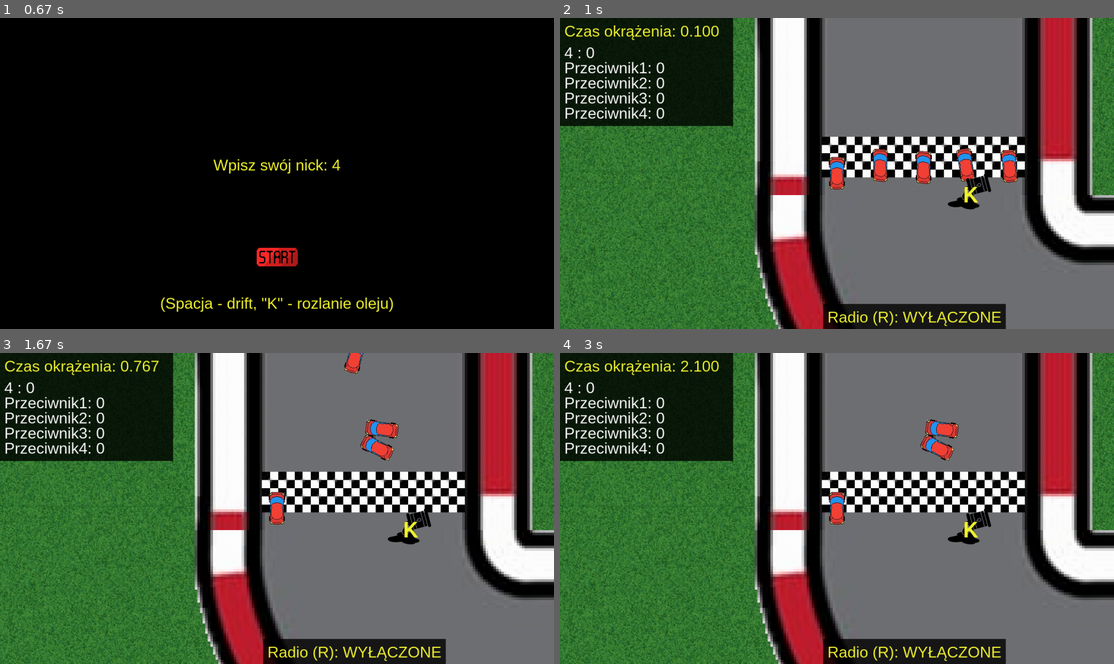
Above: before the commit, frames 1-4 (two rows, left to right).
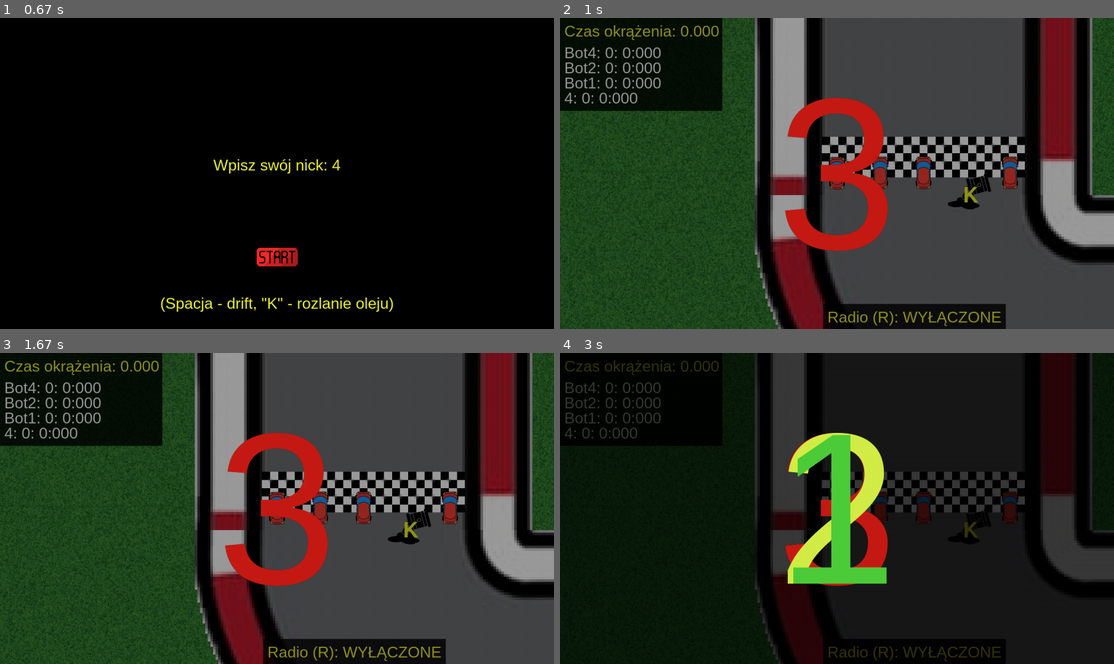
Above: after the commit, the same moments.

Repository: PiotrFurtak/Motorola
Game: pygame game, started from Main.py
Same seed, same stepped clock (60 frames per second), same inputs: the game is played once before the commit and once after it.
Inputs (mouse positions are in pixels of both pictures, inside the frame that each line leads up to):
- Up to frame 1 (0.67 s): hold 4 from 0.33 s (still down); hold Right from 0.33 s (still down)
- Up to frame 2 (1 s): release 4 at 0.8 s; release Right at 0.8 s; click (837, 257) at 0.88 s
- Up to frame 3 (1.67 s): no input
- Up to frame 4 (3 s): no input

Frame 1 is identical in both runs. In frame 2, 80% of the frame differs, in the area x 0-100%, y 0-100%; in frame 3, 80%; in frame 4, 81%.

Commit message:
Odliczanie i takie tam

Diff:
--- a/Car.py
+++ b/Car.py
@@ -192,3 +192,10 @@
             if oTrack.x-oTrack.centre_point[0] <= x <= oTrack.x+oTrack.centre_point[0] and oTrack.y-oTrack.centre_point[1] <= y <= oTrack.y+oTrack.centre_point[1]:
                 return oTrack
         return None
+
+    def find_pixel_values(self,coords): # Dla danego piksela w grze, zwróć wartości x,y "Zakrzywionej geometrii"
+        oTrack:Sprite = self.find_tile(coords)
+        if oTrack:
+            values = oTrack.get_pixel_values(coords)
+            return values[0]+1000*oTrack.id,values[1]
+        return None
--- a/Game.py
+++ b/Game.py
@@ -3,7 +3,7 @@
 from ai import *
 from Track import *
 from Radio import CarRadio
-from time import time
+from time import time,sleep
 pygame.init()
 
 class Game:
@@ -40,12 +40,16 @@
         self.player = Car(self.window,self.track,(-2420,900),pygame.image.load("imgs/red-car.png"),(38,19),90,0)
         ai_amount = 4
         self.enemies = tuple([ai(self.window,self.track,(-2320+100*i,900),pygame.image.load("imgs/red-car.png"),(38,19),90,i+1,self.player) for i in range(ai_amount)])
+        self.enemies = self.enemies[0:2]+tuple([self.enemies[3]]) # Usuwamy bota 3
         self.allCars = tuple([self.player]+list(self.enemies)) # Krotka z odpowiednio: graczem i 4 botami
         self.max_laps = 3  # Regulacja długości wyścigu
         self.scores = []   # Wyniki czasowe poszczególnych samochodów
         self.winners = []  # Samochody, które już skończyły
         self.begginingTime = time()
         self.oil_img = pygame.image.load("imgs/oil.png")
+        self.sorted_cars = []
+        self.car_names = {0:self.PLAYER_NICK,1:"Bot1",2:"Bot2",3:"Bot3",4:"Bot4"}
+        self.is_countdown_finished = False
         self.game_loop()  # Zaczynamy grę
 
 
@@ -66,6 +70,23 @@
                 self.pressed_keys.discard(event.key)
 
         self.player.get_pressed_keys(self.pressed_keys) # Wysyłamy autu gracza informację o klawiszach
+
+    def countdown(self):
+        surface = pygame.surface.Surface((self.WINDOW_WIDTH,self.WINDOW_HEIGHT),pygame.SRCALPHA)
+        font = pygame.font.SysFont("bahnschrift", 500)
+        three = font.render("3",True,(198, 27, 21))
+        two = font.render("2",True,(212, 238, 71))
+        one = font.render("1",True,(78, 205, 58))
+        counting = (three,two,one)
+        pygame.draw.rect(surface,(0,0,0,100),(0,0,self.WINDOW_WIDTH,self.WINDOW_HEIGHT))
+        for x in counting:
+            surface.blit(x,(self.WINDOW_WIDTH//2-x.get_width()//2,self.WINDOW_HEIGHT//2-x.get_height()//2))
+            self.window.blit(surface,(0,0))
+            pygame.display.update()
+            sleep(1)
+
+        self.is_countdown_finished = True
+
 
     def draw(self): # Funkcja rysująca wszystko na ekranie
         x = self.WINDOW_WIDTH//2-self.player.x # Relatywne pozycje x i y potrzebne, żeby
@@ -78,8 +99,8 @@
             follow_enemy = 2
         if pygame.K_3 in self.pressed_keys:
             follow_enemy = 3
-        if pygame.K_4 in self.pressed_keys:
-            follow_enemy = 4
+        # if pygame.K_4 in self.pressed_keys:
+        #     follow_enemy = 4
 
         if follow_enemy:
             x = self.WINDOW_WIDTH//2-self.enemies[follow_enemy-1].x   # Jeśli wciskamy klawisz 1~4, to kamera
@@ -88,18 +109,28 @@
         # Tutaj jest totalna maskara, bo pisałem to tuż przed deadlinem:
         #
         self.window.blit(self.buffered,(x-4000,y-4000))    # Najpierw wyświetlamy zbuforowane tło wraz z torem
-        surface = pygame.surface.Surface((self.WINDOW_WIDTH,self.WINDOW_HEIGHT),pygame.SRCALPHA) # Zmienna surface istnieje po to, żeby
-        pygame.draw.rect(surface,(0,0,0,200),(0,0,400,250)) # Tło na napisy w lewym górnym       # Móc rysować półprzeźroczyste obiekty
-        self.player.draw(x,y) # Rysujemy auto gracza
-
-        laps_text = self.font.render(f"{self.PLAYER_NICK} : {len(self.player.laps_times)-1}", True, self.WHITE) # Rysujemy info o okrążeniach gracza
-        surface.blit(laps_text, (10, 60))
-
-        for oCar in self.enemies: # Rysujemy każdego przeciwnika wraz z info o jego okrążeniach
+        for oCar in self.allCars: # Rysujemy każde auto
             oCar.draw(x,y)
 
-            enemy_laps_text = self.font.render(f"Przeciwnik{oCar.car_id}: {oCar.laps}", True, self.WHITE)
-            surface.blit(enemy_laps_text, (10, 60+35*oCar.car_id))
+        text_to_blit = {} # Tu trzymamy napisy wyświetlane w lewym górnym rogu
+        for i,oCar in enumerate(self.sorted_cars):
+            last_time = "{0:.3f}".format(oCar.laps_times[-1] - self.begginingTime) # string1
+            laps = len(oCar.laps_times)-1                                          # string2
+            if laps == 0:
+                last_time = "0:000"
+            lap_text = self.font.render(f"{self.car_names[oCar.car_id]}: {laps}: {last_time}", True, self.WHITE) # Właściwe rysowanie
+            text_to_blit.setdefault(lap_text,(10,60+35*i)) # Dodajemy do kolejnki do rysowania
+
+        player_lap_time = self.font.render("Czas okrążenia: "+"{0:.3f}".format(time()-self.player.laps_times[-1]),True,self.YELLOW)
+        text_to_blit.setdefault(player_lap_time,(10,10)) # Info o aktualnym czasie okrążenia gracza
+
+        surface = pygame.surface.Surface((self.WINDOW_WIDTH,self.WINDOW_HEIGHT),pygame.SRCALPHA) # Zmienna surface istnieje po to, żeby rysować
+        #                                                                                        # móc rysować półprzeźroczyste obiekty
+        all_widths = [oSurface.get_width() for oSurface in list(text_to_blit)[:-1]] # Dodajemy długości napisów z nickami do listy
+        all_widths += [360]                                                         # Dodajemy długość napisu z czasem gracza
+        width = max(all_widths)                                                     # Szukamy maksimum
+        pygame.draw.rect(surface,(0,0,0,200),(0,0,width+15,215)) # Tło na napisy w lewym górnym
+        [surface.blit(oSurface,text_to_blit[oSurface]) for oSurface in text_to_blit] # Wyświetlamy napisy
 
         if self.radio:
             text,(x,y),(width,height) = self.radio.draw()
@@ -112,8 +143,7 @@
         oil_cooldown = self.bigger_font.render(oil_text,True,self.YELLOW)
         surface.blit(oil_cooldown,(self.WINDOW_WIDTH*7//10+35,self.WINDOW_HEIGHT//2+27))
 
-        player_lap_time = self.font.render("Czas okrążenia: "+"{0:.3f}".format(time()-self.player.laps_times[-1]),True,self.YELLOW)
-        surface.blit(player_lap_time,(10,10))  # Rysujemy info o czasie aktualnego okrążenia
+
 
         self.window.blit(surface,(0,0)) # Na końcu rysujemy pomocniczą powierzchnię na rzeczywistym ekranie
 
@@ -156,6 +186,20 @@
 
                 oCar.drift, otherCar.drift = 100, 100 # drift=100 tworzy efekt ślizgu
 
+    def sort_cars(self):
+        scores = {} # Aktualne wyniki samochodów
+        car_list = [0]*(len(self.winners)) # Pusta lista z ewentualnymi miejscami dla aut, które już skończyły
+        for oCar in self.allCars:          # Generalnie wygrane auta wkładamy indeksami, a pozostałe metodą `extend`, dlatego tworzę
+            if oCar in self.winners:       # z miejscami jedynie dla już wygranych (Reszcie metoda `extend` sama zrobi miejsce na liście)
+                car_list[self.winners.index(oCar)] = oCar # Jeśli auto wygrało, to zachowaj miejsce w tabeli
+                continue
+            x,_ = oCar.find_pixel_values(oCar.coords) # Patrzymy jaki auto ma progres wyścigu
+            x += len(self.track) * 1000 * oCar.laps # Uwzględniamy ile ma okrążeń
+            while x in scores: x += 1 # Pilnujemy, żeby wynik się nie powtórzył
+            scores.setdefault(x,oCar) # Wynik jest kluczem słownika, a auto wartością
+        car_list.extend([scores[x] for x in sorted(scores)[::-1]]) # Sortujemy po wynikach malejąco i dodajemy odpowiednie samochody do listy
+        return car_list
+
     def game_loop(self):
         self.running = True
         while self.running:
@@ -165,11 +209,14 @@
             self.player.move() # Przesuwamy gracza
             self.check_collisions(self.player) # Sprawdzamy kolizje
             [(enemy.enemy_move(), self.check_collisions(enemy)) for enemy in self.enemies] # To samo z botami
+            self.car_progress = [oCar.find_pixel_values(oCar.coords)[0] for oCar in self.allCars]
+
 
             self.player.set_laps() # Aktualizujemy liczbę okrążeń gracza
             [enemy.set_laps() for enemy in self.enemies] # -||- botów
             [self.check_winner(oCar) for oCar in self.allCars] # Sprawdzamy, czy auto skończyło wyścig
             [enemy.check_oil_collision(self.player) for enemy in self.enemies] # Sprawdzamy czy przeciwnicy nie wjechali w olej
+            self.sorted_cars = self.sort_cars() # Ustawiamy auta od najlepszego do najgorszego
 
             num = random.randint(1, 1) # Wybieramy piosenkę (Ale jest tylko jedna)
             if self.radio is None:
@@ -177,4 +224,5 @@
 
             self.draw() # Rysujemy wszystko co mamy narysować
             pygame.display.update() # Aktualizacja na ekranie
+            if not self.is_countdown_finished: self.countdown()
             self.clock.tick(60) # Ustawiamy FPS na 60
--- a/Main.py
+++ b/Main.py
@@ -9,6 +9,7 @@
 BUTTON = pygame.transform.scale(BUTTON,(100,50))
 startButton = Button(window,(WINDOW_WIDTH//2,WINDOW_HEIGHT//1.3),BUTTON)
 player_nick = ""
+scores = []
 
 
 
@@ -24,7 +25,6 @@
         string = f"Miejsce {i+1}. {car_names[oCar.car_id]} - Czas przejazdu: "+"{0:.3f}".format(time)+", Najszybsze okrążenie: "+"{0:.3f}".format(best_lap_time)
         text = FONT.render(string,True,(242, 245, 47))
         window.blit(text,(WINDOW_WIDTH//2-text.get_width()//2,i*50+100))
-    startButton.draw() # A na końcu rysujemy przycisk do włączenia gry znowu
 
 def update_nick(event,player_nick):
     if 48 <= event.key <= 57:    # Sprawdzamy czy wciśnięto cyfrę
@@ -52,18 +52,20 @@
             if event.key == pygame.K_ESCAPE: # Wychodzimy również klawiszem esc
                 pygame.quit()
                 exit()
-            player_nick = update_nick(event,player_nick)  # Uaktualniamy nick
-            nick = FONT.render("Wpisz swój nick: "+player_nick,True,(242, 245, 47))  # Uaktualniamy surface
+            if not scores:
+                player_nick = update_nick(event,player_nick)  # Uaktualniamy nick
+                nick = FONT.render("Wpisz swój nick: "+player_nick,True,(242, 245, 47))  # Uaktualniamy surface
         elif event.type == pygame.MOUSEBUTTONDOWN:
             if event.button == 1:  # Sprawdzamy czy wcisnęliśmy lewy przycisk myszy
                 if startButton.isClicked(event.pos) and player_nick: # Sprawdzamy czy myszka najechała na przycisk i czy wpisano nick
                     scores = start_game() # Zaczynamy grę
                     # Następna linijka wykona się dopiero po zakończeniu lub wyjściu z wyścigu
-                    if scores:
-                        draw_table(scores) # Rysujemy tabelę wyników
 
-    window.fill((0,0,0)) # Cześcimy ekran
-    window.blit(nick,(WINDOW_WIDTH//2 - nick.get_width()//2,WINDOW_HEIGHT//9*4)) # Wypisujemy nick gracza
+    window.fill((0,0,0)) # Czyścimy ekran
+    if scores:
+        draw_table(scores) # Rysujemy tabelę wyników
+    else:
+        window.blit(nick,(WINDOW_WIDTH//2 - nick.get_width()//2,WINDOW_HEIGHT//9*4)) # Wypisujemy nick gracza
     window.blit(info,(WINDOW_WIDTH//2 - info.get_width()//2,WINDOW_HEIGHT//9*8)) # Wypisujemy informację dla gracza
     if player_nick: # Rysujemy przycisk tylko jeśli podano nick
         startButton.draw()
--- a/ai.py
+++ b/ai.py
@@ -20,14 +20,6 @@
         new_x = x + self.player.x - self.WINDOW_WIDTH//2
         new_y = y + self.player.y - self.WINDOW_HEIGHT//2
         return (new_x,new_y)
-
-    def find_pixel_values(self,coords): # Dla danego piksela w grze, zwróć wartości x,y "Zakrzywionej geometrii"
-        oTrack:Sprite = self.find_tile(coords)
-        if oTrack:
-            values = oTrack.get_pixel_values(coords)
-            return values[0]+1000*oTrack.id,values[1]
-        return None
-
 
     def evaluate(self,pixel_values,coords): # Każde auto w inny sposób ocenia, jak bardzo opłaca się dany piksel
         x,y = pixel_values
